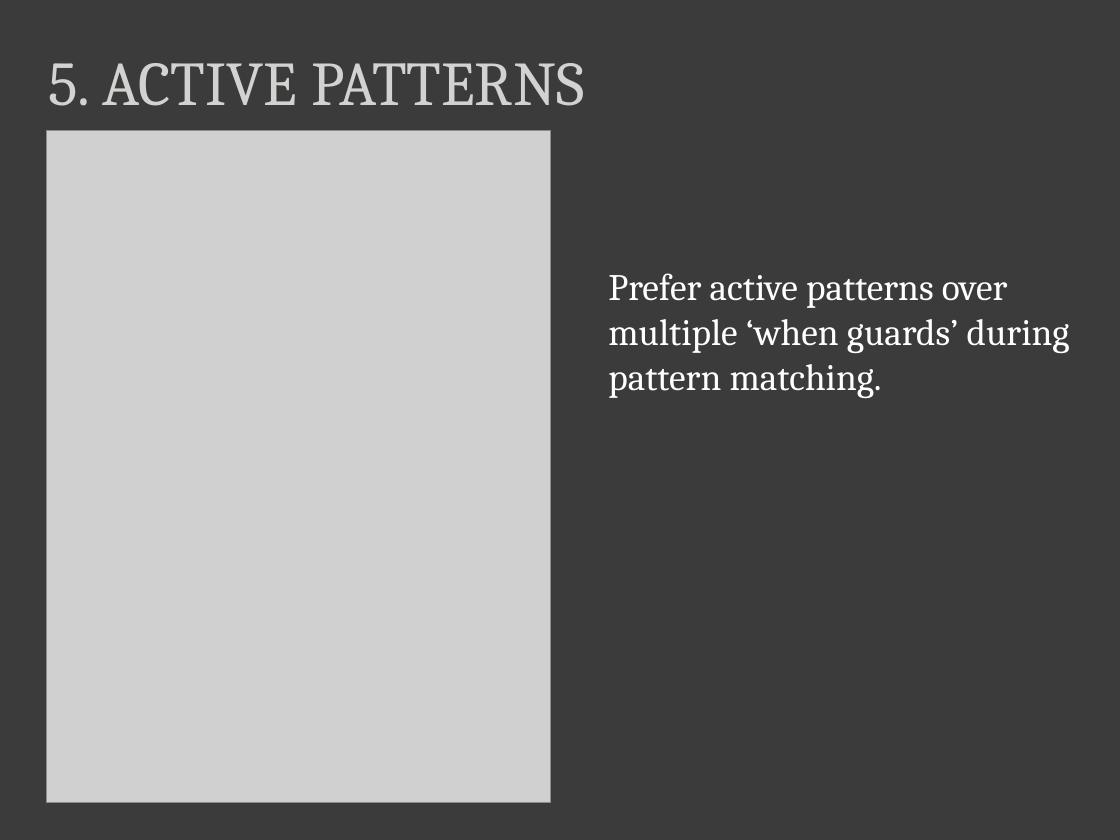
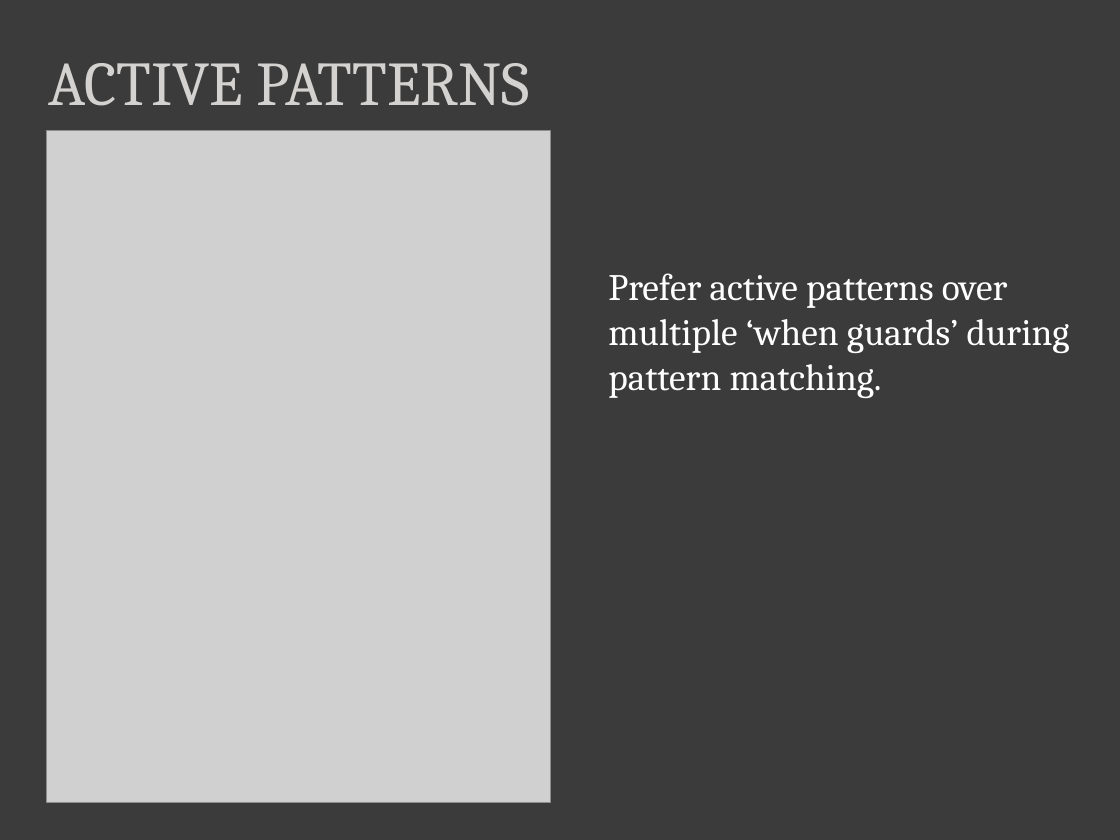
Before and after one commit to dmohl/FSharpPresentationExamples, a slide deck: slide 14 of 5 Best Practices for F# Development.pptx. Drawn at 1120x840 pixels with LibreOffice and Linux fonts; fonts in the diff are those of the drawing; grey boxes stand for pictures. Boxes give left, top, right and bottom in pixels: in the first picture for what was removed or moved away, otherwise in the second. Text is boxed around its words. In the diff, an @@ line names an element or a change of style, - is before the commit and + after.

```diff
--- a/5 Best Practices for F# Development.pptx
+++ b/5 Best Practices for F# Development.pptx
@@ text at <box>48,63,530,106</box>: text changed @@
-5. ACTIVE PATTERNS
+ACTIVE PATTERNS
```
Also in this commit, not shown: 4 other slides changed, 12 other files.
